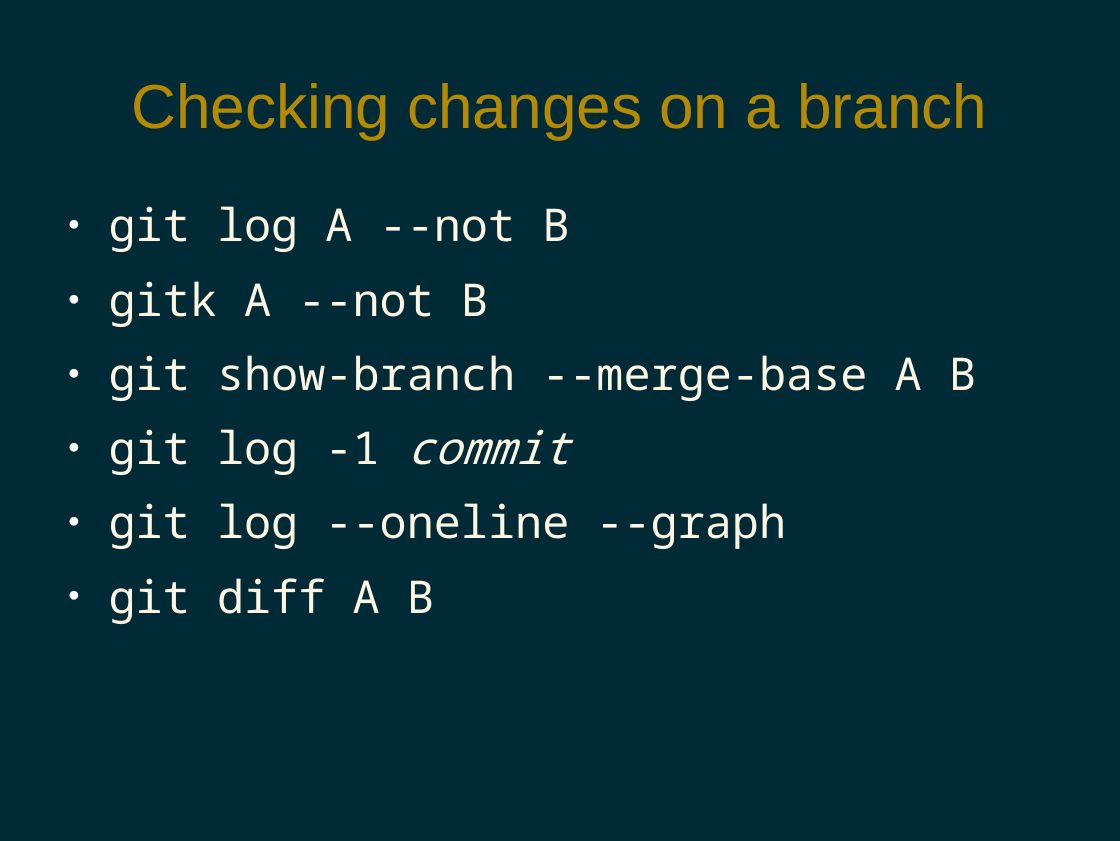
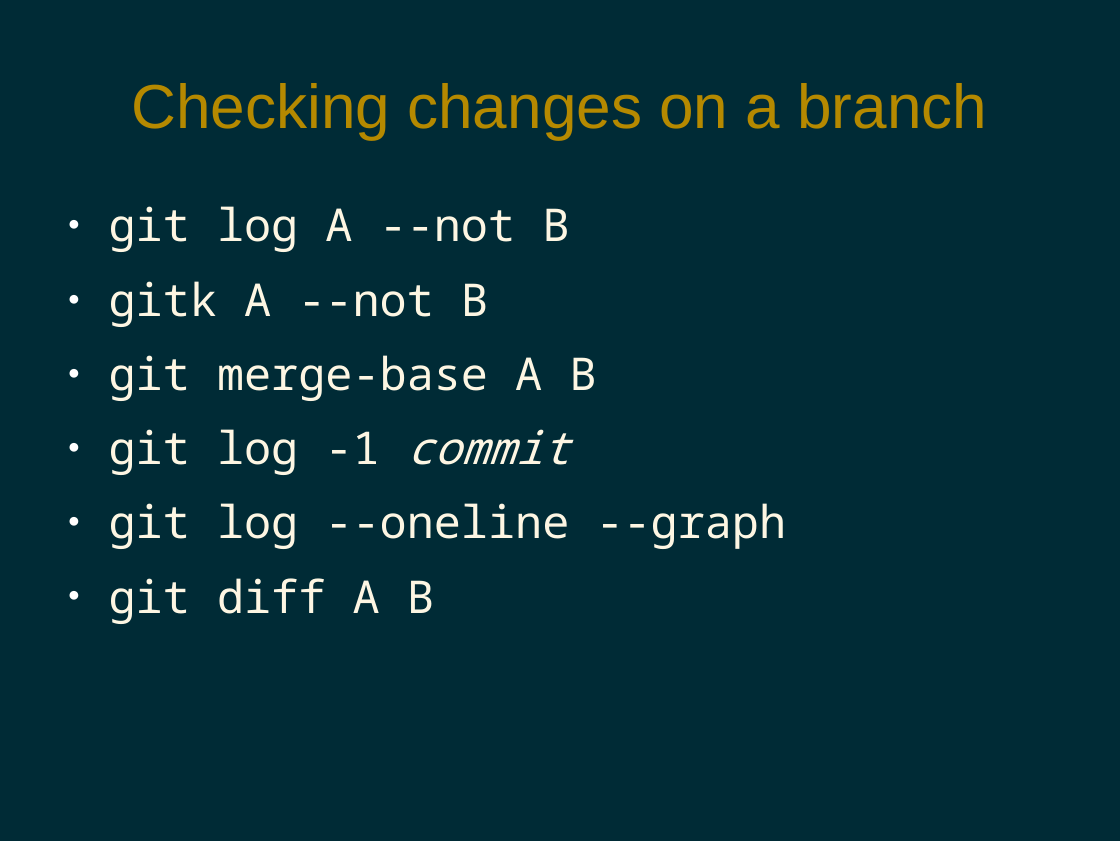
Before and after one commit to pdg137/gitpres, a slide deck: slide 12 of advanced.odp. Drawn at 1120x841 pixels with LibreOffice and Linux fonts; fonts in the diff are those of the drawing. Boxes give left, top, right and bottom in pixels: in the first picture for what was removed or moved away, otherwise in the second. Text is boxed around its words. In the diff, an @@ line names an element or a change of style, - is before the commit and + after.

```diff
--- a/advanced.odp
+++ b/advanced.odp
@@ text at bbox=[109, 355, 596, 401]: text changed @@
-● git show-branch --merge-base A B
+● git merge-base A B
```
Also in this commit, not shown: 3 other slides changed, 1 slide added, 3 slides removed.
